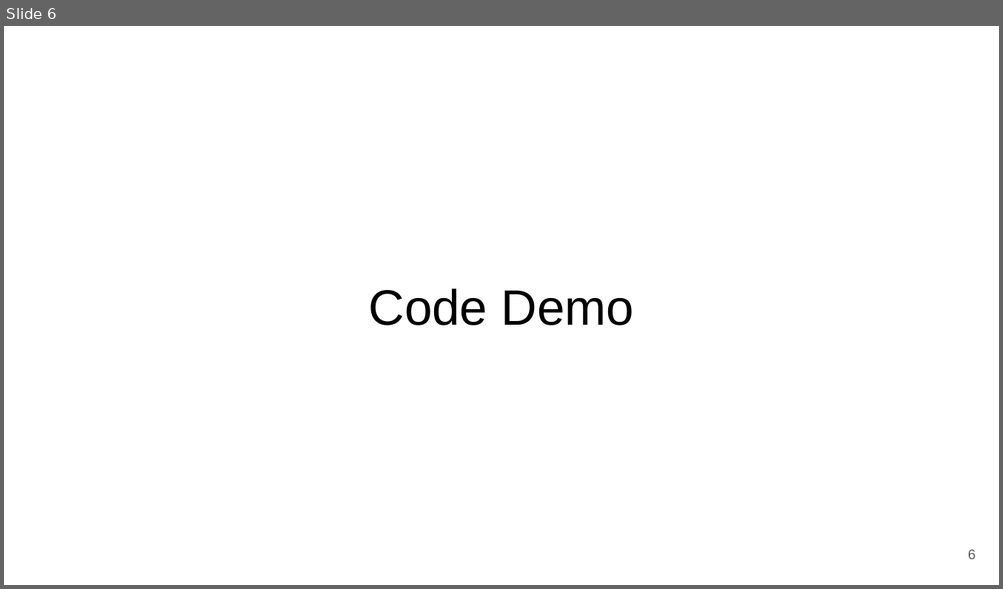
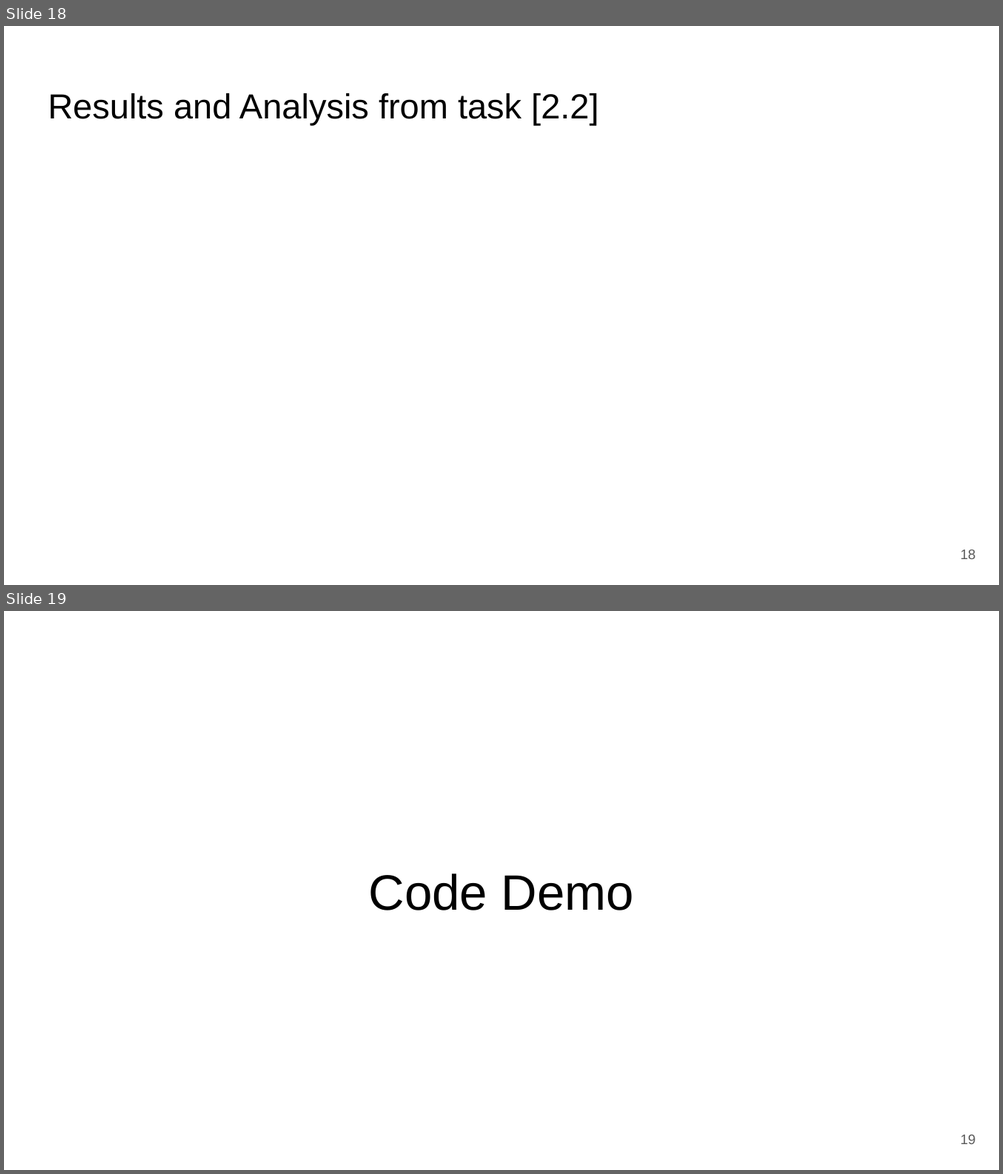
Before and after one commit to zepedrocosta/AA-Projeto2, a slide deck: Slides.pptx. Shown one above the other, each under a label of ours: slide 6 before the commit, slides 18 and 19 after it. The pictures are 1003x589 and 1003x1174 pixels, drawn with LibreOffice and Linux fonts; fonts in the diff are those of the drawing. Boxes give left, top, right and bottom in pixels: in the first picture for what was removed or moved away, otherwise in the second. Text is boxed around its words. In the diff, an @@ line names an element or a change of style, - is before the commit and + after.

Commit message:
Add detailed documentation til 2.2
Expanded notebook sections with step-by-step documentation for data preparation, baseline modeling, advanced regression methods, and evaluation. Added detailed bullet points describing missing value analysis, cleaning, feature exploration, validation strategies, model training, hyperparameter selection, performance metrics, and visualization. Improves clarity and reproducibility of the workflow.

```diff
--- a/Slides.pptx
+++ b/Slides.pptx
@@ slide 18 added at box(4, 26, 999, 585), background #FFFFFF @@
@@ title added at box(48, 93, 598, 125), 25.2 pt, text #000000 @@
+Results and Analysis from task [2.2]
@@ page number added at box(960, 550, 976, 560), 10 pt, text #595959 @@
+18
@@ what was slide 6 is now slide 19 @@
@@ page number at box(960, 1135, 976, 1145): text changed @@
-6
+19
```
Also in this commit, not shown: 4 slides changed, 12 other slides added, 1 other file.
